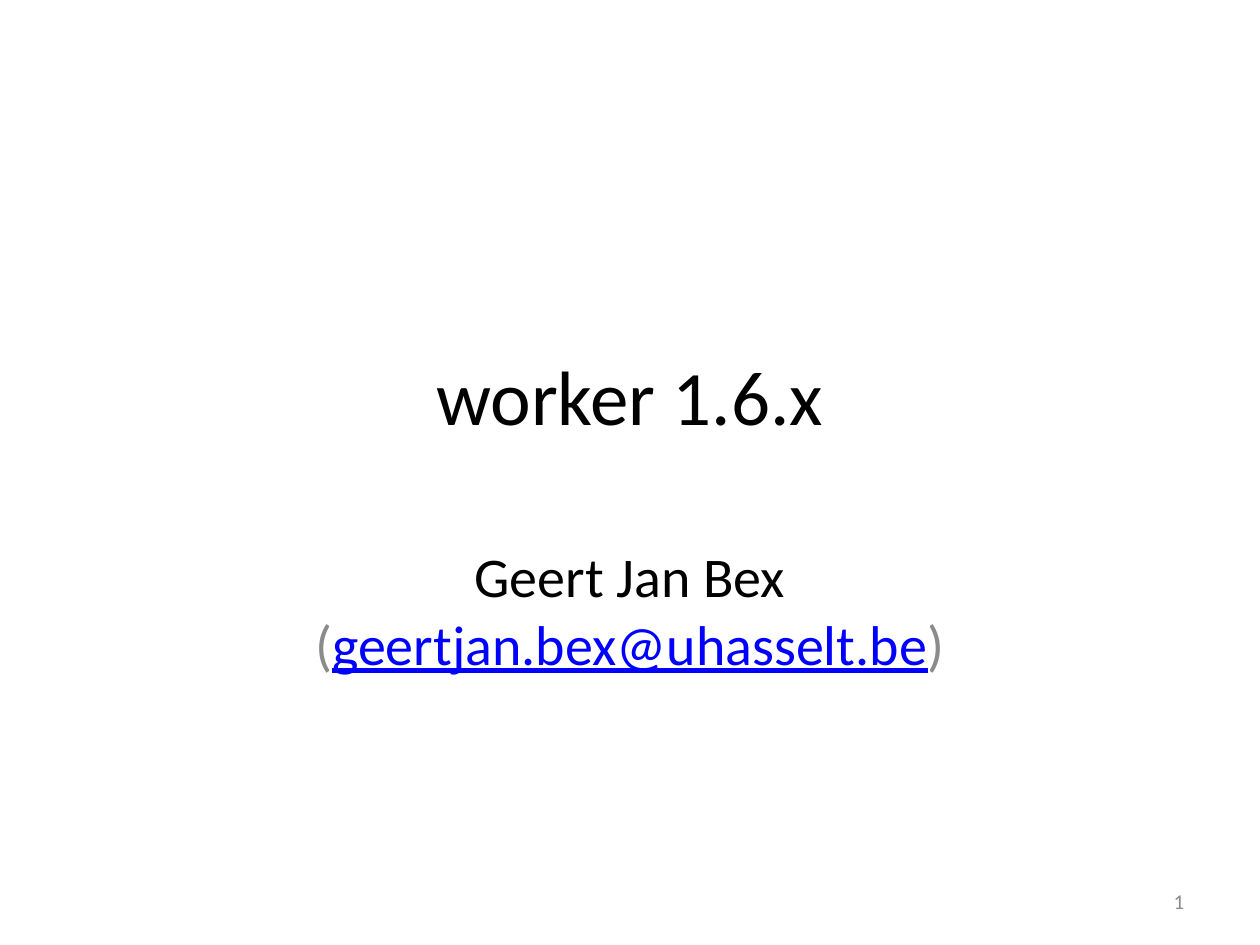
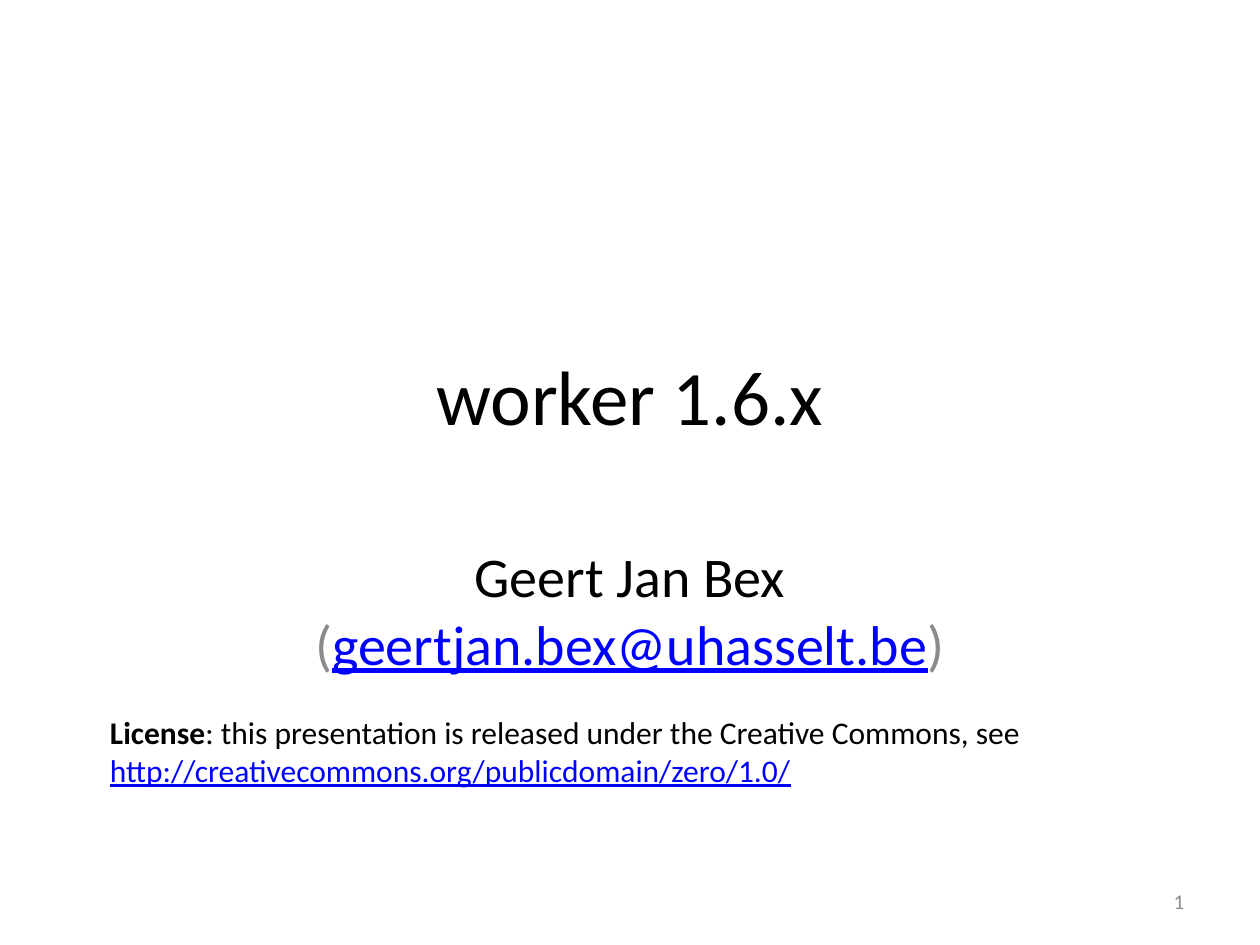
Before and after one commit to gjbex/worker, a slide deck: slide 1 of doc/worker.pptx. Drawn at 1260x945 pixels with LibreOffice and Linux fonts; fonts in the diff are those of the drawing. Boxes give left, top, right and bottom in pixels: in the first picture for what was removed or moved away, otherwise in the second. Text is boxed around its words. In the diff, an @@ line names an element or a change of style, - is before the commit and + after.

Commit message:
Add license

```diff
--- a/doc/worker.pptx
+++ b/doc/worker.pptx
@@ text added at [110,722,1020,788], 18 pt, text #000000 @@
+License: this presentation is released under the Creative Commons, see
+http://creativecommons.org/publicdomain/zero/1.0/
```
